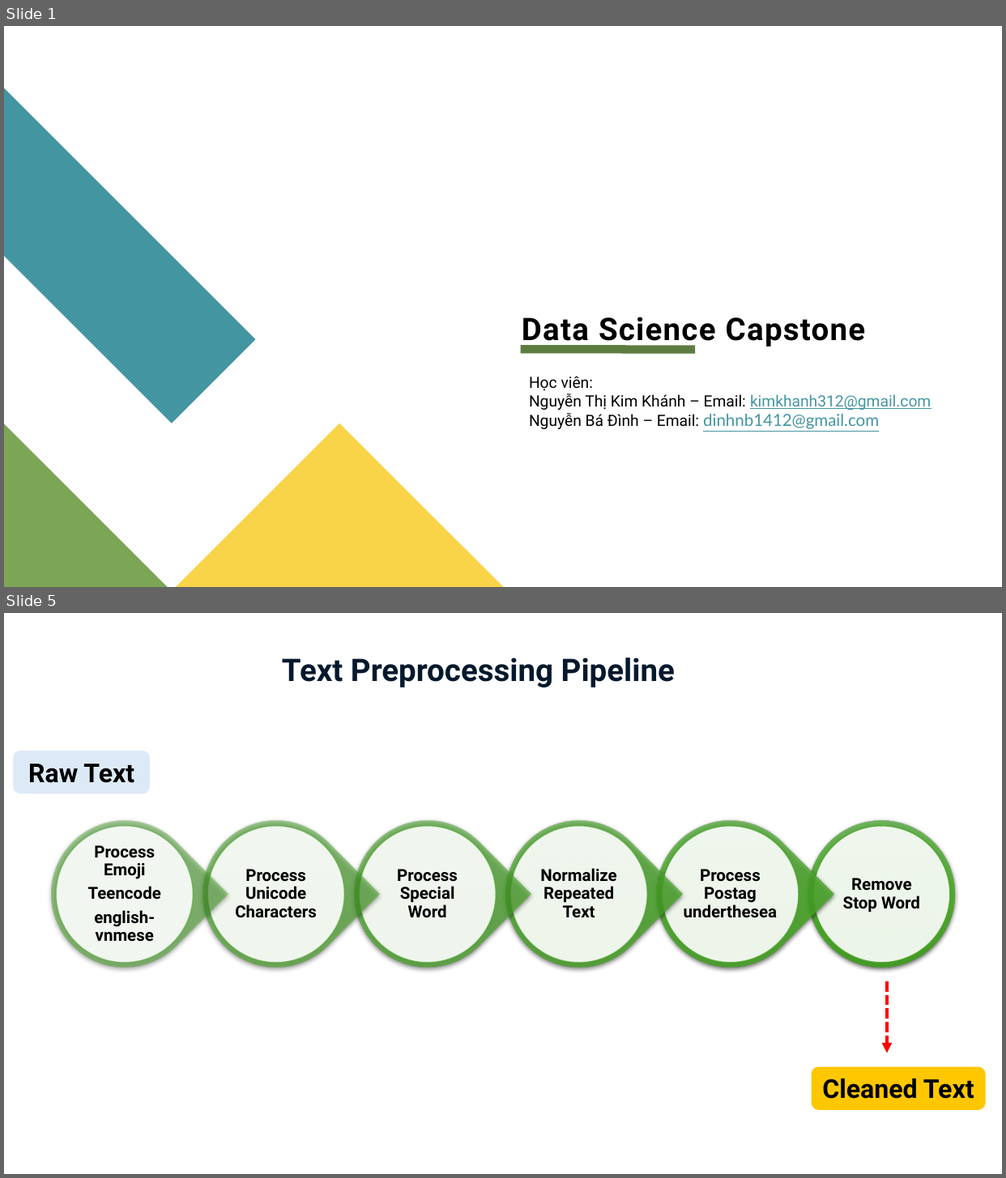
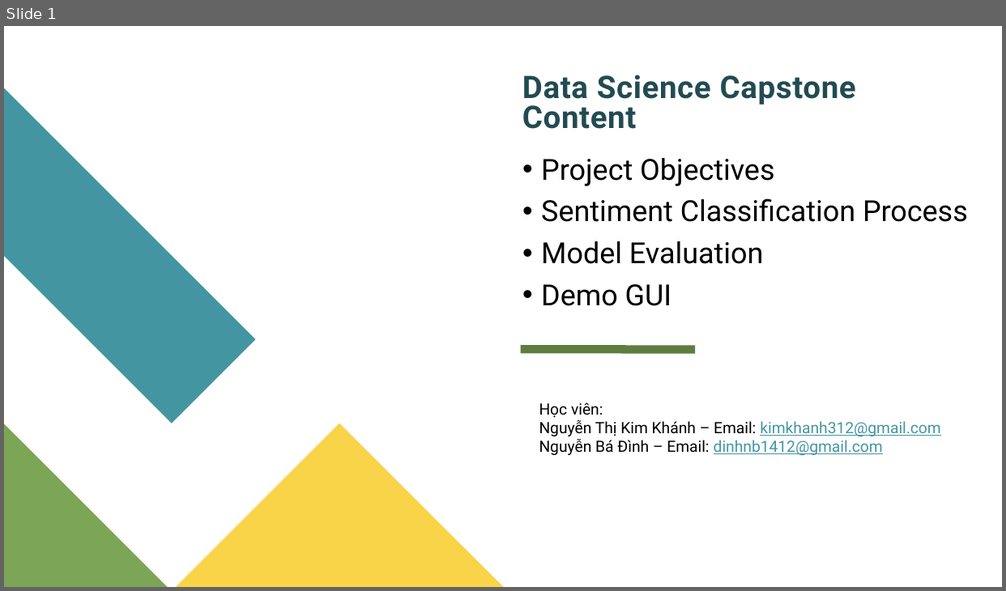
Before and after one commit to KhanhNguyen312/sentiment_classification, a slide deck: Slide_Data Science Capstone.pptx. Shown one above the other, each under a label of ours: slides 1 and 5 before the commit, slide 1 after it; the slides between them are not shown. The pictures are 1006x1178 and 1006x591 pixels, drawn with LibreOffice and Linux fonts; fonts in the diff are those of the drawing. Boxes give left, top, right and bottom in pixels: in the first picture for what was removed or moved away, otherwise in the second. Text is boxed around its words. In the diff, an @@ line names an element or a change of style, - is before the commit and + after.

```diff
--- a/Slide_Data Science Capstone.pptx
+++ b/Slide_Data Science Capstone.pptx
@@ slide 5 removed at [4,613,1002,1174], background #FFFFFF @@
@@ title removed at [282,658,675,688] @@
-Text Preprocessing Pipeline
@@ rounded rectangle removed at [13,751,150,794] @@
-Raw Text
@@ group removed at [21,790,956,999]: 7 ellipses, 6 texts, 5 teardrops @@
-Remove Stop Word
-Process Postag underthesea
-Normalize Repeated Text
-Process Special Word
-Process Unicode Characters
-Process Emoji
-Teencode
-english-vnmese
@@ arrow removed from (888, 982) to (888, 1053) @@
@@ rounded rectangle removed at [811,1067,986,1111] @@
-Cleaned Text
@@ slide 1 changed as well @@
@@ text at [522,75,856,129]: text changed; text colour #000000 to #224A51 @@
-Data Science Capstone
+Data Science Capstone Content
@@ text added at [541,158,968,306], 28 pt, text #000000 @@
+• Project Objectives
+• Sentiment Classification Process
+• Model Evaluation
+• Demo GUI
@@ text "Học viên:": place and size @@
-text "Học viên:" at [529,376,931,429]
+text "Học viên:" at [539,403,940,456]
@@ text at [539,439,883,456]: size 16 to 15 pt, font Lato to Roboto in "dinhnb1412@gmail.com" @@
```
Also in this commit, not shown: 2 other slides changed, 2 slides added, 2 other slides removed, 3 other files.
